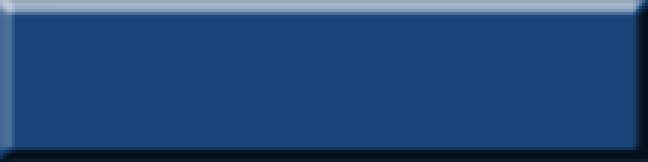
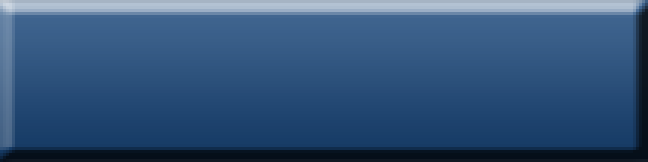
Layered file, before and after one edit (648x162). Changes by layer:
removed layer "Layer 0" over [0, 0, 648, 162]
